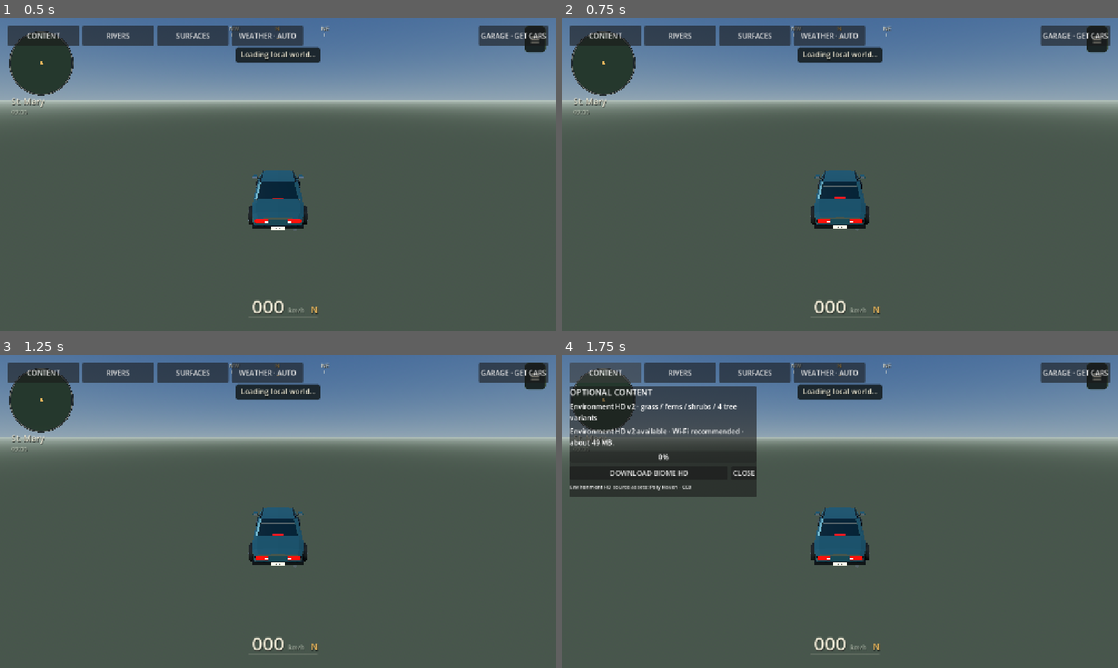
Above: before the commit, frames 1-4 (two rows, left to right).
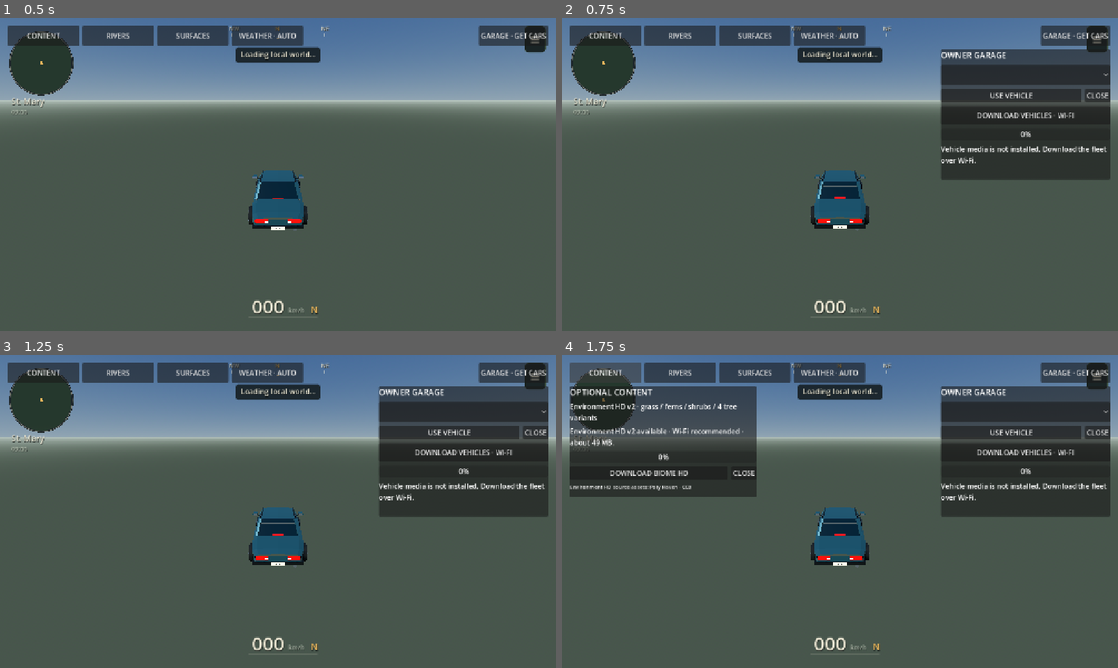
Above: after the commit, the same moments.

Repository: rell28194-rgb/yardman
Game: Godot game, scene res://main.tscn
Two runs of this game, one before a commit and one after it. Both use one fixed random seed, a clock stepped at 60 frames per second and the inputs below.
Inputs (mouse positions are in pixels of both pictures, inside the frame that each line leads up to):
- Up to frame 1 (0.5 s): no input
- Up to frame 2 (0.75 s): tap Enter (ym_garage_confirm, bound only after the commit) at 0.5 s; move the mouse to (962, 158) at 0.52 s; hold Right (ui_right) from 0.53 s (still down); hold G (ym_garage, bound only after the commit) from 0.53 s (still down); click (962, 158) at 0.67 s
- Up to frame 3 (1.25 s): keep holding Right (ui_right); keep holding G (ym_garage, bound only after the commit)
- Up to frame 4 (1.75 s): release Right (ui_right) at 1.25 s; release G (ym_garage, bound only after the commit) at 1.25 s; click "CONTENT" at 1.25 s

Frame 1 is identical in both runs. In frame 2, 13% of the frame differs, in the area x 68-99%, y 10-52%; in frame 3, 13%; in frame 4, 13%.
Error before the commit: Parse Error: Cannot infer the type of "look_delta" variable because the value doesn't have a set type. (res://scripts/input_router.gd:275)

Commit message:
input: fix router parse types

Diff:
--- a/godot/scripts/input_router.gd
+++ b/godot/scripts/input_router.gd
@@ -272,7 +272,7 @@
     if invert_y:
         look_y = -look_y
     var raw_delta = touch.get("look_delta")
-    var look_delta := raw_delta if raw_delta is Vector2 else Vector2.ZERO
+    var look_delta: Vector2 = raw_delta if raw_delta is Vector2 else Vector2.ZERO
     look_delta += Vector2(look_x, look_y) * LOOK_PIXELS_PER_SECOND * get_physics_process_delta_time() * sensitivity
     touch.set("look_delta", look_delta)
 
@@ -307,7 +307,7 @@
     var options = garage.get("_options")
     if not options is OptionButton or options.item_count <= 0:
         return
-    var index := options.selected
+    var index: int = int(options.selected)
     if index < 0:
         index = 0
     else:
@@ -328,7 +328,7 @@
         if _garage_forced_block:
             return
         var overlay = hud.get("_overlay")
-        var real_menu_open := bool(hud.get("menu_open")) and overlay is Control and overlay.visible
+        var real_menu_open: bool = bool(hud.get("menu_open")) and overlay is Control and overlay.visible
         if not real_menu_open:
             hud.set("menu_open", true)
             _garage_forced_block = true
